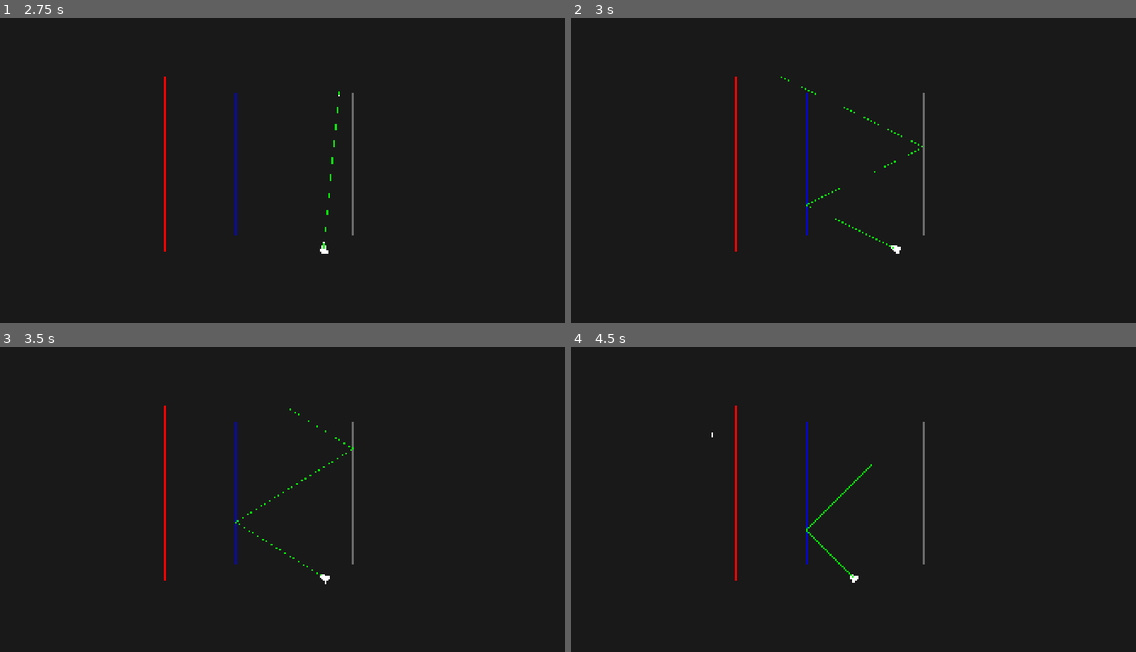
Above: before the commit, frames 1-4 (two rows, left to right).
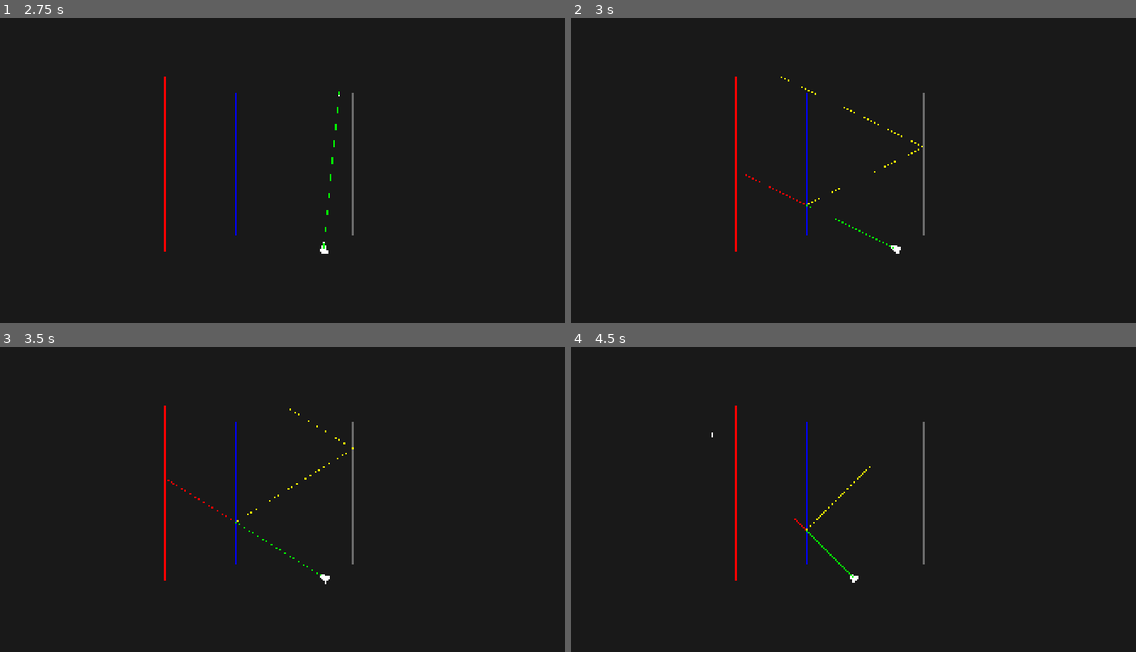
Above: after the commit, the same moments.

Repository: AlonKellner-RedHat/ricochet-game-v2
Game: Godot game, scene res://scenes/open_room_playable.tscn
The game is run twice, just before and just after one commit, with the same random seed, the same clock (stepped at 60 frames per second) and the same inputs.
Inputs (mouse positions are in pixels of both pictures, inside the frame that each line leads up to):
- Up to frame 1 (2.75 s): tap Enter at 0.5 s; move the mouse to (406, 149) at 0.52 s; hold D (move_right) 0.53-1.25 s; hold Space (fire) 0.53-1.25 s; click (406, 149) at 0.67 s; drag from (169, 179) to (254, 228) at 1.27 s; move the mouse to (339, 94) at 2.02 s; hold D (move_right) from 2.03 s (still down); tap Alt at 2.1 s
- Up to frame 2 (3 s): release D (move_right) at 2.75 s; drag from (825, 228) to (684, 115) at 2.77 s
- Up to frame 3 (3.5 s): no input
- Up to frame 4 (4.5 s): tap Enter at 3.5 s; move the mouse to (1023, 542) at 3.52 s; hold A (move_left) 3.53-4.25 s; tap C at 3.6 s; drag from (684, 444) to (768, 414) at 4.27 s

Frame 1 is identical in both runs. In frame 2, 0.1% of the frame differs, in the area x 30-63%, y 19-62%; in frame 3, less than 0.1%; in frame 4, less than 0.1%.

Commit message:
Stage F: Three-trace orchestration in PathRenderer
PathRenderer runs physical trace (PHYSICAL/PHYSICAL) and planned trace
(PLANNED/PHYSICAL) with shared aim direction. Merge compares frame_ids.
Reset MobiusTransform ID counter before each trace so identical
compositions produce matching IDs. 8 tests passing including user
bug repro (empty plan, two mirrors, all aligned).

Co-Authored-By: Claude Opus 4.6 <noreply@anthropic.com>

Diff:
--- a/scripts/visual/path_renderer.gd
+++ b/scripts/visual/path_renderer.gd
@@ -7,6 +7,7 @@
 var _player: CharacterBody2D
 var _cursor: Node2D
 var _traced_path: Tracer.TracedPath = null
+var _planned_path: Tracer.TracedPath = null
 var _merged_steps: Array = []
 
 func _ready() -> void:
@@ -23,6 +24,7 @@
 func _compute_trace() -> void:
 	if not _player or not _cursor:
 		_traced_path = null
+		_planned_path = null
 		_merged_steps = []
 		return
 
@@ -30,16 +32,39 @@
 	var cursor_pos := _cursor.global_position
 	if player_pos == cursor_pos:
 		_traced_path = null
+		_planned_path = null
 		_merged_steps = []
 		return
 
 	var surfaces := _get_surfaces()
-	var aim_dir := Direction.new(player_pos, cursor_pos)
+	var plan := _get_plan()
+	var plan_entries: Array = []
+	if plan and not plan.is_empty():
+		plan_entries = plan.entries
+
+	var aim_dir: Direction = Planner.compute_aim_direction(
+		player_pos, cursor_pos, plan_entries, surfaces, GameState.new())
 	var aim_ray := Ray.new(player_pos, aim_dir)
 	var target_dist := player_pos.distance_to(cursor_pos)
 
-	_traced_path = Tracer.trace(player_pos, aim_dir, surfaces, GameState.new(), Tracer.DEFAULT_BOUNDS, aim_ray, target_dist)
-	_merged_steps = StepTreeMerge.classify_physical(_traced_path)
+	MobiusTransform.reset_id_counter()
+	_traced_path = Tracer.trace(player_pos, aim_dir, surfaces, GameState.new(),
+		Tracer.DEFAULT_BOUNDS, aim_ray, target_dist)
+	MobiusTransform.reset_id_counter()
+	_planned_path = Tracer.trace(player_pos, aim_dir, surfaces, GameState.new(),
+		Tracer.DEFAULT_BOUNDS, aim_ray, target_dist,
+		Tracer.TraceMode.PLANNED, Tracer.TraceMode.PHYSICAL, plan_entries)
+
+	var ci: int = _planned_path.cursor_index
+	if ci < 0:
+		ci = _planned_path.steps.size()
+	_merged_steps = StepTreeMerge.merge(_planned_path.steps, _traced_path.steps, ci)
+
+func _get_plan() -> PlanManager:
+	var game_mgr := get_node_or_null("../GameManager")
+	if game_mgr and "plan" in game_mgr:
+		return game_mgr.plan
+	return null
 
 func _get_surfaces() -> Array:
 	var parent := get_parent()
--- /dev/null
+++ b/tests/test_three_trace.gd
@@ -0,0 +1,160 @@
+extends GutTest
+
+func before_each() -> void:
+	Surface.reset_id_counter()
+	MobiusTransform.reset_id_counter()
+
+func _mirror(x: float, y_start: float = 0.0, y_end: float = 600.0) -> Surface:
+	var mid_y := (y_start + y_end) / 2.0
+	var seg := Segment.new(Vector2(x, y_start), Vector2(x, y_end), Vector2(x, mid_y))
+	var carrier := seg.get_carrier()
+	var refl := ReflectionEffect.new(carrier)
+	var config := SideConfig.new(refl, true)
+	return Surface.new(seg, config, config, false, false)
+
+func _wall(x: float) -> Surface:
+	return RoomBuilder.create_block_surface(Vector2(x, 0), Vector2(x, 600), Vector2(x, 300))
+
+func _build_merged(player: Vector2, cursor: Vector2, surfaces: Array, plan_entries: Array = []) -> Array:
+	var aim := Planner.compute_aim_direction(player, cursor, plan_entries, surfaces, GameState.new())
+	var aim_ray := Ray.new(player, aim)
+	var target_dist := player.distance_to(cursor)
+	MobiusTransform.reset_id_counter()
+	var physical := Tracer.trace(player, aim, surfaces, GameState.new(),
+		Tracer.DEFAULT_BOUNDS, aim_ray, target_dist)
+	MobiusTransform.reset_id_counter()
+	var planned := Tracer.trace(player, aim, surfaces, GameState.new(),
+		Tracer.DEFAULT_BOUNDS, aim_ray, target_dist,
+		Tracer.TraceMode.PLANNED, Tracer.TraceMode.PHYSICAL, plan_entries)
+	var ci: int = planned.cursor_index
+	if ci < 0:
+		ci = planned.steps.size()
+	return StepTreeMerge.merge(planned.steps, physical.steps, ci)
+
+# --- Empty plan, mirror AFTER cursor → all green ---
+
+func test_empty_plan_mirror_after_cursor() -> void:
+	var m := _mirror(400)
+	var w := _wall(100)
+	var merged := _build_merged(Vector2(600, 300), Vector2(500, 300), [m, w])
+	for i in merged.size():
+		var ms: StepTreeMerge.MergedStep = merged[i]
+		assert_true(
+			ms.type == StepTypes.Type.ALIGNED or ms.type == StepTypes.Type.ALIGNED_POST_PLANNED,
+			"Step %d should be green (type=%d)" % [i, ms.type])
+
+# --- Empty plan, mirror BEFORE cursor → divergence ---
+
+func test_empty_plan_mirror_before_cursor() -> void:
+	var m := _mirror(400)
+	var w := _wall(700)
+	var merged := _build_merged(Vector2(200, 300), Vector2(600, 300), [m, w])
+	var has_diverged := false
+	for i in merged.size():
+		var ms: StepTreeMerge.MergedStep = merged[i]
+		if ms.type == StepTypes.Type.DIVERGED_PLANNED or ms.type == StepTypes.Type.DIVERGED_PHYSICAL:
+			has_diverged = true
+	assert_true(has_diverged, "Mirror before cursor should cause divergence")
+
+# --- Plan matches physics → all green ---
+
+func test_plan_matches_physics() -> void:
+	var m := _mirror(400)
+	var w := _wall(100)
+	var plan: Array = [PlanManager.PlanEntry.new(m.id, Side.Value.LEFT)]
+	var merged := _build_merged(Vector2(600, 300), Vector2(200, 300), [m, w], plan)
+	for i in merged.size():
+		var ms: StepTreeMerge.MergedStep = merged[i]
+		assert_true(
+			ms.type == StepTypes.Type.ALIGNED or ms.type == StepTypes.Type.ALIGNED_POST_PLANNED,
+			"Step %d should be green when plan matches (type=%d)" % [i, ms.type])
+
+# --- Plan misses physics → divergence ---
+
+func test_plan_misses_physics() -> void:
+	var m := _mirror(400)
+	var w := _wall(700)
+	# Mirror between player and cursor, no plan → physical reflects, planned doesn't
+	var merged := _build_merged(Vector2(200, 300), Vector2(600, 300), [m, w])
+	var has_div_physical := false
+	var has_div_planned := false
+	for i in merged.size():
+		var ms: StepTreeMerge.MergedStep = merged[i]
+		if ms.type == StepTypes.Type.DIVERGED_PHYSICAL:
+			has_div_physical = true
+		if ms.type == StepTypes.Type.DIVERGED_PLANNED:
+			has_div_planned = true
+	assert_true(has_div_physical, "Should have DIVERGED_PHYSICAL")
+	assert_true(has_div_planned, "Should have DIVERGED_PLANNED")
+
+# --- Wall blocks both → aligned ---
+
+func test_wall_blocks_both() -> void:
+	var w := _wall(400)
+	var merged := _build_merged(Vector2(300, 300), Vector2(500, 300), [w])
+	for i in merged.size():
+		var ms: StepTreeMerge.MergedStep = merged[i]
+		assert_true(
+			ms.type == StepTypes.Type.ALIGNED or ms.type == StepTypes.Type.ALIGNED_POST_PLANNED,
+			"Step %d should be aligned when wall blocks both (type=%d)" % [i, ms.type])
+
+# --- Physical reflects, never reaches cursor ---
+
+func test_physical_diverges_before_cursor() -> void:
+	# Mirror between player and cursor. Physical reflects away. Planned passes through.
+	# Physical may never reach cursor.
+	var m := _mirror(400)
+	var w_right := _wall(700)
+	var w_left := _wall(100)
+	var merged := _build_merged(Vector2(300, 300), Vector2(600, 300), [m, w_right, w_left])
+	# Should have ALIGNED up to mirror, then DIVERGED
+	var first: StepTreeMerge.MergedStep = merged[0]
+	assert_true(
+		first.type == StepTypes.Type.ALIGNED or first.type == StepTypes.Type.ALIGNED_POST_PLANNED,
+		"First step should be green")
+	var has_div := false
+	for i in merged.size():
+		var ms: StepTreeMerge.MergedStep = merged[i]
+		if ms.type == StepTypes.Type.DIVERGED_PHYSICAL or ms.type == StepTypes.Type.DIVERGED_PLANNED:
+			has_div = true
+	assert_true(has_div, "Should have divergence")
+
+# --- User bug repro ---
+
+func test_user_bug_two_mirrors_empty_plan() -> void:
+	var w_top := RoomBuilder.create_block_surface(Vector2(560, 240), Vector2(1360, 240), Vector2(960, 240))
+	var w_bot := RoomBuilder.create_block_surface(Vector2(1360, 840), Vector2(560, 840), Vector2(960, 840))
+	var w_left := RoomBuilder.create_block_surface(Vector2(560, 840), Vector2(560, 240), Vector2(560, 540))
+
+	var m1_seg := Segment.new(Vector2(800, 300), Vector2(800, 780), Vector2(800, 540))
+	var m1_refl := ReflectionEffect.new(m1_seg.get_carrier())
+	var m1_left := SideConfig.new(m1_refl, true)
+	var m1_right := SideConfig.new(null, false)
+	var mirror1 := Surface.new(m1_seg, m1_left, m1_right, false, false)
+
+	var m2_seg := Segment.new(Vector2(1200, 300), Vector2(1200, 780), Vector2(1200, 540))
+	var m2_refl := ReflectionEffect.new(m2_seg.get_carrier())
+	var m2_left := SideConfig.new(m2_refl, true)
+	var m2_right := SideConfig.new(null, false)
+	var mirror2 := Surface.new(m2_seg, m2_left, m2_right, false, false)
+
+	var surfaces: Array = [w_top, w_bot, w_left, mirror1, mirror2]
+	var merged := _build_merged(Vector2(1040.0, 827.9904), Vector2(914.9531, 708.3118), surfaces)
+
+	for i in merged.size():
+		var ms: StepTreeMerge.MergedStep = merged[i]
+		assert_true(
+			ms.type == StepTypes.Type.ALIGNED or ms.type == StepTypes.Type.ALIGNED_POST_PLANNED,
+			"Step %d should be aligned (type=%d) — empty plan, no obstacle before cursor" % [i, ms.type])
+
+# --- Green from player ---
+
+func test_first_step_green() -> void:
+	var m := _mirror(400)
+	var w := _wall(700)
+	var merged := _build_merged(Vector2(200, 300), Vector2(600, 300), [m, w])
+	assert_gt(merged.size(), 0, "Should have steps")
+	var first: StepTreeMerge.MergedStep = merged[0]
+	assert_true(
+		first.type == StepTypes.Type.ALIGNED or first.type == StepTypes.Type.ALIGNED_POST_PLANNED,
+		"First step should be green (type=%d)" % first.type)
